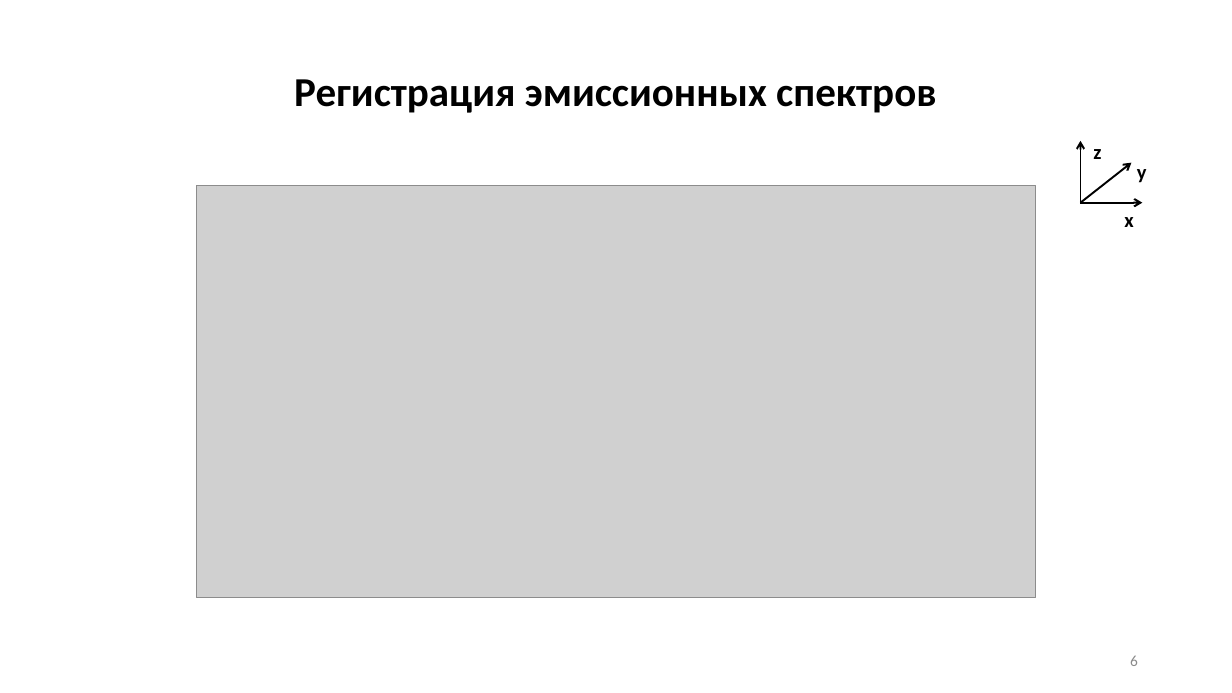
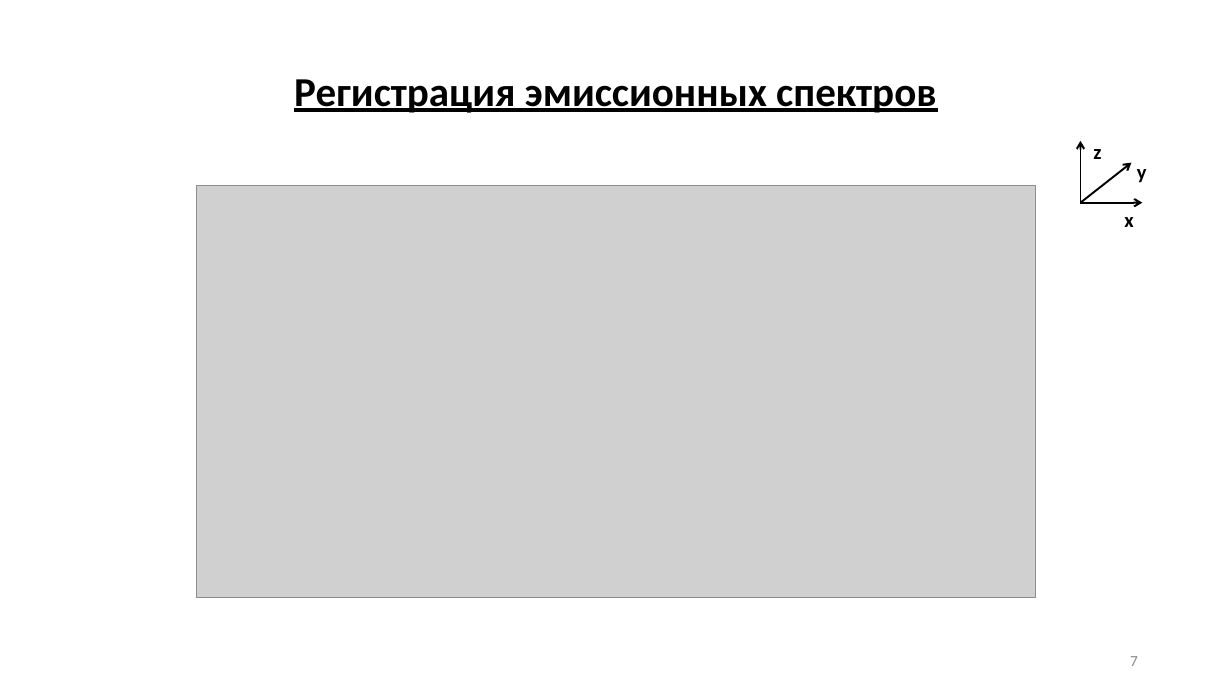
Before and after one commit to ulanich/msu, a slide deck: slide 7 of конференция/конференция.pptx (slide 6 before the commit). Drawn at 1232x693 pixels with LibreOffice and Linux fonts; fonts in the diff are those of the drawing; grey boxes stand for pictures. Boxes give left, top, right and bottom in pixels: in the first picture for what was removed or moved away, otherwise in the second. Text is boxed around its words. In the diff, an @@ line names an element or a change of style, - is before the commit and + after.

```diff
--- a/конференция/конференция.pptx
+++ b/конференция/конференция.pptx
@@ text "Регистрация эмиссионных спектров" at box(294, 79, 936, 113): underline on @@
@@ page number at box(1130, 656, 1138, 666): text changed @@
-6
+7
```
Also in this commit, not shown: 7 other slides changed, 3 slides added.
